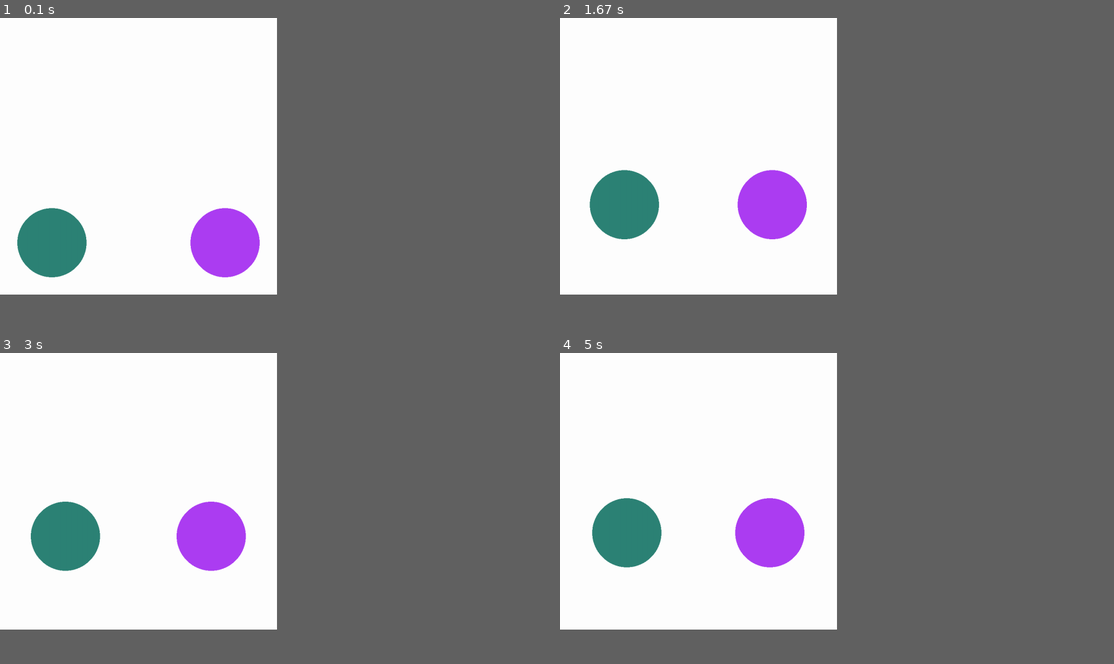
Above: before the commit, frames 1-4 (two rows, left to right).
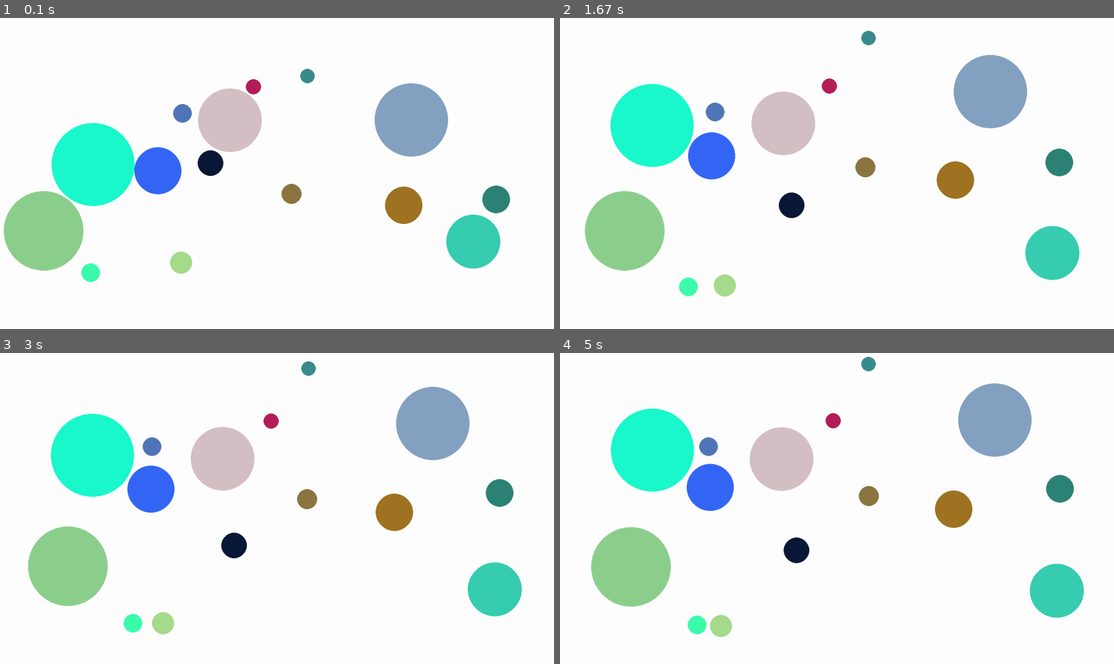
Above: after the commit, the same moments.

Repository: MestreLion/rainballs
Game: pygame game, started from rainballs.py
Two runs of this game, one before a commit and one after it. Both use one fixed random seed, a clock stepped at 60 frames per second and the inputs below. The source is Python 2; it was converted automatically to run under Python 3.
Inputs:
- Up to frame 1 (0.1 s): no input
- Up to frame 2 (1.67 s): tap Enter at 0.33 s; tap Space at 0.67, 1.07, 1.57 s
- Up to frame 3 (3 s): tap Space at 2.17, 2.95 s
- Up to frame 4 (5 s): tap Space at 3.85, 4.83 s
The window is 450x450 before the commit and 900x506 after it. Grey fills any space a smaller window leaves; there, only what the larger window draws over its background counts as a difference.

The runs differ from the first frame. In frame 1, 18% of the frame differs, in the area x 0-93%, y 16-85%; in frame 2, 18%; in frame 3, 18%; in frame 4, 18%, in the area x 5-95%, y 1-92%.

Commit message:
Bouncing Days

Diff:
--- a/rainballs.py
+++ b/rainballs.py
@@ -20,22 +20,26 @@
 #
 # TODO:
 # - Create a scale factor to map pixels to abstract meters
-# - Fix the damn collision response to avoid infinite bumping!
-# - Do so without breaking fully elastical bounces!
+# - Fix integrator / floor bouncing when damping is zero and gravity is active
+# - Mouseover/right click for ball properties
+# - Mouseclick and drag to move balls
+# - Avoid low-contrast colors against background
+# - Instructions (SHIFT to show/dismiss)
+# - Use mass in collision formula
 
 import sys
 import pygame
 import math
-from random import randint, random, choice
+from random import randint
 
 
 # General options
 BENCHMARK = False
 FULLSCREEN = False
 DEBUG = False
-AUTOPLAY = False
+AUTOPLAY = True
 TRACE = False
-BALLS = 2
+BALLS = 15
 
 
 # Colors
@@ -47,7 +51,7 @@
 
 
 # Render stuff
-SCREEN_SIZE = (800, 800)     # Fullscreen ignores this and always use desktop resolution
+SCREEN_SIZE = (1600, 900)     # Fullscreen ignores this and always use desktop resolution
 FPS = 60  # 0 for unbounded
 BG_COLOR = WHITE
 
@@ -60,15 +64,11 @@
 
 EPSILON_V = max(abs(GRAVITY[0]),
                 abs(GRAVITY[1]))*TIMESTEP/2  # Velocity resolution threshold
-#EPSILON_S = 0.1
-#SCALE = 100  # How many pixels is a "meter"
-
-
-# Ball initial values
-radius = 100
-pos = [SCREEN_SIZE[0], 0]
-vel = [500, 0]
-elast = (1, 0.7)
+
+
+# Balls maximum values
+radius = 120
+vel = [400, 400]
 
 
 # Some singletons
@@ -103,7 +103,7 @@
 
         # Derived properties
         self.area = self.radius * math.pi**2
-        self.mass = self.area * self.density
+        self.mass = 1 #self.area * self.density
         self.bounds = (screen.get_size()[0] - self.radius,
                        screen.get_size()[1] - self.radius)
         self.wallp = [0, 0]  # net momentum "absorbed" by the "infinite-mass" walls. What a dirty hack :P
@@ -291,8 +291,13 @@
 
     # Create the balls
     balls = pygame.sprite.Group()
-    balls.add(Ball(color=(randint(0,255), randint(0,255), randint(0,255)), radius=100, position=[150, 150], velocity=[ 100, 300]),
-              Ball(color=(randint(0,255), randint(0,255), randint(0,255)), radius=100, position=[650, 150], velocity=[-100, 300]),)
+    for _ in xrange(BALLS):
+        balls.add(Ball(color=(randint(0,255), randint(0,255), randint(0,255)),
+                       radius=randint(10, radius),
+                       position=[randint(100, screen.get_size()[0]-radius),
+                                 randint(100, screen.get_size()[1]-radius)],
+                       velocity=[randint(-vel[0], vel[0]), randint(-vel[0], vel[1])],
+                       ))
 
     # -------- Main Game Loop -----------
     trace = TRACE
